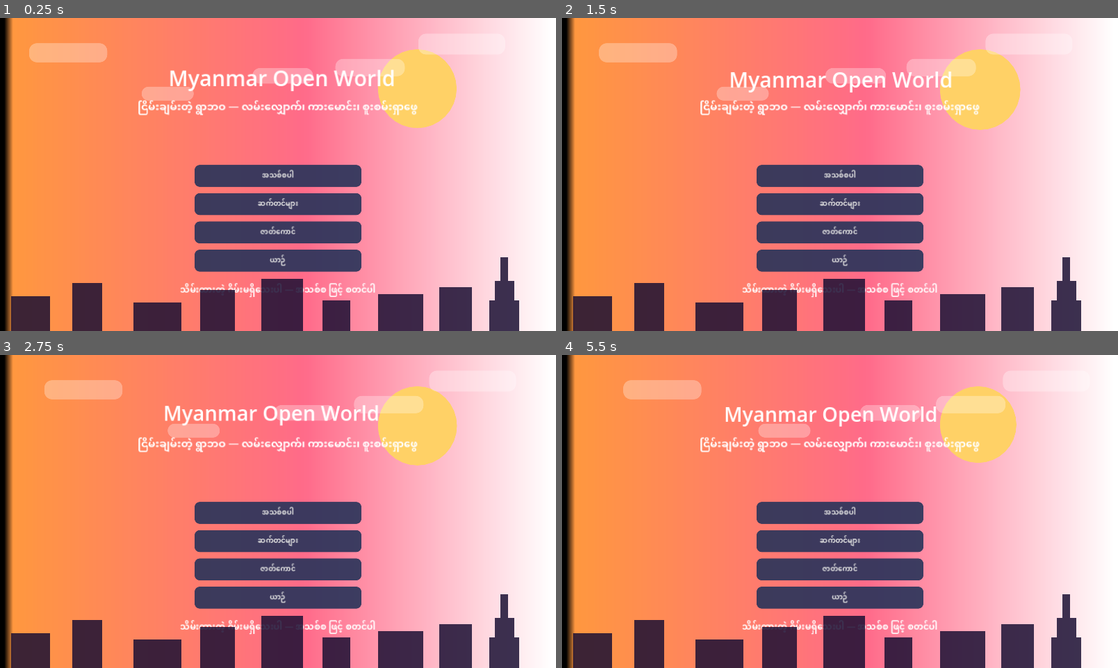
Above: before the commit, frames 1-4 (two rows, left to right).
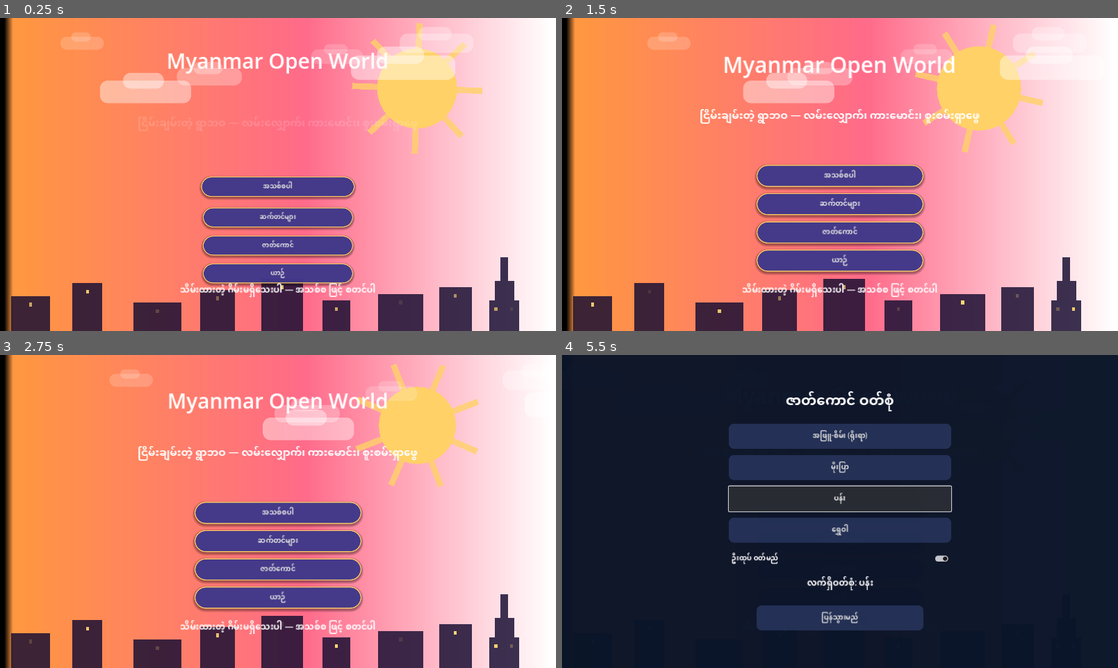
Above: after the commit, the same moments.

Repository: sudohlaingwin/gta-open-world
Game: Godot game, scene res://scenes/ui/main_menu.tscn
Same seed, same stepped clock (60 frames per second), same inputs: the game is played once before the commit and once after it.
Inputs (mouse positions are in pixels of both pictures, inside the frame that each line leads up to):
- Up to frame 1 (0.25 s): no input
- Up to frame 2 (1.5 s): tap Enter (ui_accept) at 0.5, 0.77, 1.07 s; move the mouse to (962, 158) at 0.52 s; hold Right (ui_right) 0.53-1.25 s; hold Shift 0.53-1.25 s; click (962, 158) at 0.67 s; drag from (728, 190) to (812, 237) at 1.27 s
- Up to frame 3 (2.75 s): move the mouse to (333, 442) at 2.02 s; hold Right (ui_right) from 2.03 s (still down); hold Q from 2.03 s (still down); click (333, 442) at 2.17 s
- Up to frame 4 (5.5 s): release Right (ui_right) at 2.75 s; release Q at 2.75 s; drag from (812, 574) to (673, 464) at 2.77 s; move the mouse to (1006, 558) at 3.52 s; hold Left (ui_left) 3.53-4.25 s; hold V 3.53-4.25 s; click (1006, 558) at 3.67 s; tap Enter (ui_accept) at 3.77, 4.07 s; drag from (673, 464) to (756, 433) at 4.27 s; move the mouse to (867, 511) at 5.02 s; hold Down (ui_down) from 5.03 s (still down); hold Shift from 5.03 s (still down); click (867, 511) at 5.17 s

The runs differ from the first frame. In frame 1, 19% of the frame differs, in the area x 5-90%, y 1-95%; in frame 2, 17%; in frame 3, 17%; in frame 4, 100%, in the area x 0-100%, y 0-100%.

Commit message:
Slice 119: fix dead main-menu buttons + premium animated main UI (owner re-point)
P0: S109 animated-menu decor (Cloud110_* + fullscreen Silhouette110)
was appended AFTER the buttons with Control default MOUSE_FILTER_STOP,
so the silhouette swallowed every touch since S109. Fix (code-only):
every decor node + all descendants get MOUSE_FILTER_IGNORE, AND decor
is moved behind buttons/panels (sky, rays, sun, clouds, silhouette).
P1: parallax cloud layers (45/50 far, 90/95 mid, 150/160 near px/s),
rotating sun rays, twinkling silhouette windows, title entrance +
stronger float, button stagger-in with spring overshoot, press punch
1.12 + white flash (never fired while presses were blocked), pill
buttons (violet fill, gold border, radius 25, shadow). No scene edits;
Burmese labels, wiring, panels, continue logic untouched. Verified:
probe119 BEFORE 8/8 fail (occlusion + dead presses), sim119_menu
96/0, world sim119 202/0, 102 scripts check-only 0 fails.

Diff:
--- a/scenes/ui/main_menu.gd
+++ b/scenes/ui/main_menu.gd
@@ -44,6 +44,26 @@
 var _title_base_pos: Vector2 = Vector2.ZERO
 var _sun110: Panel = null
 var _clouds110: Array = []
+# Slice 119 (owner 2026-10-24 18:21: menu buttons DEAD + UI "shabby,
+# no high-level animation"): P0 root cause — _build_scene110
+# appended Cloud110_* + fullscreen Silhouette110 AFTER the buttons
+# with Control's default MOUSE_FILTER_STOP, so the silhouette
+# swallowed every touch. P0 fix: every decorative node (and all
+# its descendants) gets MOUSE_FILTER_IGNORE, AND decor is moved
+# behind the buttons/panels. P1: premium rebuild — parallax cloud
+# layers, rotating sun rays, twinkling silhouette windows, title
+# entrance + stronger float, button stagger-in with spring
+# overshoot, press punch that actually fires (it never did while
+# presses were blocked), gradient-look pill buttons with borders.
+# All code-only; no scene change; Burmese labels unchanged.
+var _subtitle_label: Label = null
+var _subtitle_base_pos: Vector2 = Vector2.ZERO
+var _rays110: Control = null
+var _window_lights110: Array = []
+var _button_base_pos: Dictionary = {}
+var _layout_ready: bool = false
+var _last_vp_size: Vector2 = Vector2.ZERO
+var _vp_stable: int = 0
 
 
 func _ready() -> void:
@@ -84,6 +104,7 @@
 	add_child(loading_label)
 	_refresh_continue()
 	_title_label = get_node_or_null("TitleLabel") as Label
+	_subtitle_label = get_node_or_null("SubtitleLabel") as Label
 	_bg_rect = get_node_or_null("Background") as ColorRect
 	for b in [continue_button, new_game_button, settings_button, character_button, vehicle_button]:
 		if b != null:
@@ -120,25 +141,55 @@
 	_sun110.add_theme_stylebox_override("panel", sun_style)
 	_sun110.position = Vector2(vs.x * 0.68, vs.y * 0.10)
 	_sun110.size = Vector2(180.0, 180.0)
+	_sun110.pivot_offset = Vector2(90.0, 90.0)
 	add_child(_sun110)
 	move_child(_sun110, 1)
+	# Slice 119: rotating sun rays (behind the sun disc). 8 spokes,
+	# each a thin rect centred on the sun centre and rotated by
+	# i*45 degrees; the container rotates slowly in _process.
+	_rays110 = Control.new()
+	_rays110.name = "SunRays110"
+	_rays110.position = Vector2(vs.x * 0.68 - 108.0, vs.y * 0.10 - 108.0)
+	_rays110.size = Vector2(396.0, 396.0)
+	_rays110.pivot_offset = Vector2(198.0, 198.0)
+	add_child(_rays110)
+	for ri in range(8):
+		var ray := ColorRect.new()
+		ray.name = "Ray110_%d" % ri
+		ray.color = Color(1.0, 0.82, 0.40, 0.55)
+		ray.position = Vector2(198.0 - 7.0, 198.0 - 150.0)
+		ray.size = Vector2(14.0, 300.0)
+		ray.pivot_offset = Vector2(7.0, 150.0)
+		ray.rotation = float(ri) * PI / 4.0
+		_rays110.add_child(ray)
+	# Slice 119: parallax cloud layers — far slow/small/faint, mid,
+	# near fast/large/opaque. Speeds are px/s at 1280 wide: even the
+	# far layer moves ~45 px in the first second, so motion reads
+	# immediately (S109's 10-24 px/s was effectively static).
 	var cloud_defs: Array = [
-		[180.0, 44.0, 0.05, 0.08, 14.0],
-		[140.0, 36.0, 0.45, 0.16, 20.0],
-		[200.0, 48.0, 0.75, 0.05, 10.0],
-		[120.0, 32.0, 0.25, 0.22, 24.0],
-		[160.0, 40.0, 0.60, 0.13, 17.0],
+		[100.0, 30.0, 0.10, 0.06, 45.0, 0.18],
+		[120.0, 34.0, 0.55, 0.10, 50.0, 0.18],
+		[150.0, 40.0, 0.30, 0.16, 90.0, 0.28],
+		[170.0, 44.0, 0.70, 0.05, 95.0, 0.28],
+		[210.0, 52.0, 0.15, 0.20, 150.0, 0.42],
+		[240.0, 56.0, 0.60, 0.12, 160.0, 0.42],
 	]
-	var cstyle := StyleBoxFlat.new()
-	cstyle.bg_color = Color(1.0, 1.0, 1.0, 0.30)
-	cstyle.set_corner_radius_all(18)
 	for ci in range(cloud_defs.size()):
 		var cd: Array = cloud_defs[ci]
+		var cstyle := StyleBoxFlat.new()
+		cstyle.bg_color = Color(1.0, 1.0, 1.0, float(cd[5]))
+		cstyle.set_corner_radius_all(18)
 		var cl := Panel.new()
 		cl.name = "Cloud110_%d" % ci
 		cl.add_theme_stylebox_override("panel", cstyle)
 		cl.position = Vector2(vs.x * float(cd[2]), vs.y * float(cd[3]))
 		cl.size = Vector2(float(cd[0]), float(cd[1]))
+		var bump := Panel.new()
+		bump.name = "CloudBump110_%d" % ci
+		bump.add_theme_stylebox_override("panel", cstyle)
+		bump.position = Vector2(float(cd[0]) * 0.25, -float(cd[1]) * 0.35)
+		bump.size = Vector2(float(cd[0]) * 0.45, float(cd[1]) * 0.7)
+		cl.add_child(bump)
 		add_child(cl)
 		_clouds110.append([cl, float(cd[4])])
 	var sil := Control.new()
@@ -180,8 +231,108 @@
 	pag_spire.position = Vector2(pag_x + 26.0, vs.y - 170.0)
 	pag_spire.size = Vector2(18.0, 55.0)
 	sil.add_child(pag_spire)
+	# Slice 119: twinkling silhouette window lights — small warm
+	# rects on the house fronts + pagoda base, alpha-animated in
+	# _process. Children of the silhouette, so they move with it
+	# and are covered by the recursive IGNORE below.
+	for hi in range(house_defs.size()):
+		var hd: Array = house_defs[hi]
+		var wl := ColorRect.new()
+		wl.name = "WindowLight110_%d" % hi
+		wl.color = Color(1.0, 0.85, 0.45, 0.9)
+		wl.position = Vector2(vs.x * float(hd[2]) + float(hd[0]) * 0.5 - 3.5, vs.y - float(hd[1]) + 15.0)
+		wl.size = Vector2(7.0, 9.0)
+		sil.add_child(wl)
+		_window_lights110.append([wl, float(hi) * 1.7, 1.5 + float(hi % 4) * 0.5])
+	for wi in range(2):
+		var wl2 := ColorRect.new()
+		wl2.name = "WindowLight110_Pag%d" % wi
+		wl2.color = Color(1.0, 0.85, 0.45, 0.9)
+		wl2.position = Vector2(pag_x + 12.0 + float(wi) * 36.0, vs.y - 55.0)
+		wl2.size = Vector2(7.0, 9.0)
+		sil.add_child(wl2)
+		_window_lights110.append([wl2, 2.3 + float(wi) * 1.9, 2.2 + float(wi) * 0.6])
+	# Slice 119 P0 (belt and suspenders): decor must neither STOP
+	# input nor sit above the buttons. IGNORE the whole decor
+	# trees, then move them behind buttons/panels in ascending
+	# order (sky, rays, sun, clouds, silhouette).
+	_ignore_tree(sky)
+	_ignore_tree(_rays110)
+	_ignore_tree(_sun110)
+	for ce in _clouds110:
+		_ignore_tree(ce[0])
+	_ignore_tree(sil)
+	move_child(sky, 0)
+	move_child(_rays110, 1)
+	move_child(_sun110, 2)
+	for ci in range(_clouds110.size()):
+		move_child(_clouds110[ci][0], 3 + ci)
+	move_child(sil, 3 + _clouds110.size())
+	# Slice 119 P1: gradient-look pill buttons with borders.
+	# StyleBoxFlat has no gradient, so the premium look comes from
+	# a rich violet fill + gold border + soft shadow + pill radius.
+	var btn_normal := StyleBoxFlat.new()
+	btn_normal.bg_color = Color(0.25, 0.22, 0.55, 0.95)
+	btn_normal.set_corner_radius_all(25)
+	btn_normal.border_width_left = 2
+	btn_normal.border_width_right = 2
+	btn_normal.border_width_top = 2
+	btn_normal.border_width_bottom = 2
+	btn_normal.border_color = Color(1.0, 0.82, 0.40, 1.0)
+	btn_normal.shadow_size = 6
+	btn_normal.shadow_color = Color(0.0, 0.0, 0.0, 0.35)
+	btn_normal.shadow_offset = Vector2(0.0, 3.0)
+	var btn_hover := StyleBoxFlat.new()
+	btn_hover.bg_color = Color(0.35, 0.31, 0.68, 0.95)
+	btn_hover.set_corner_radius_all(25)
+	btn_hover.border_width_left = 2
+	btn_hover.border_width_right = 2
+	btn_hover.border_width_top = 2
+	btn_hover.border_width_bottom = 2
+	btn_hover.border_color = Color(1.0, 0.88, 0.55, 1.0)
+	btn_hover.shadow_size = 6
+	btn_hover.shadow_color = Color(0.0, 0.0, 0.0, 0.35)
+	btn_hover.shadow_offset = Vector2(0.0, 3.0)
+	var btn_pressed := StyleBoxFlat.new()
+	btn_pressed.bg_color = Color(0.18, 0.16, 0.42, 0.95)
+	btn_pressed.set_corner_radius_all(25)
+	btn_pressed.border_width_left = 2
+	btn_pressed.border_width_right = 2
+	btn_pressed.border_width_top = 2
+	btn_pressed.border_width_bottom = 2
+	btn_pressed.border_color = Color(1.0, 0.82, 0.40, 1.0)
+	var btn_disabled := StyleBoxFlat.new()
+	btn_disabled.bg_color = Color(0.25, 0.22, 0.55, 0.45)
+	btn_disabled.set_corner_radius_all(25)
+	btn_disabled.border_width_left = 2
+	btn_disabled.border_width_right = 2
+	btn_disabled.border_width_top = 2
+	btn_disabled.border_width_bottom = 2
+	btn_disabled.border_color = Color(1.0, 0.82, 0.40, 0.4)
+	for b in [continue_button, new_game_button, settings_button, character_button, vehicle_button]:
+		if b != null:
+			b.add_theme_stylebox_override("normal", btn_normal)
+			b.add_theme_stylebox_override("hover", btn_hover)
+			b.add_theme_stylebox_override("pressed", btn_pressed)
+			b.add_theme_stylebox_override("disabled", btn_disabled)
 	if _title_label != null:
 		_title_base_pos = _title_label.position
+	if _subtitle_label != null:
+		_subtitle_base_pos = _subtitle_label.position
+
+
+func _ignore_tree(c: Control) -> void:
+	c.mouse_filter = Control.MOUSE_FILTER_IGNORE
+	for ch in c.get_children():
+		if ch is Control:
+			_ignore_tree(ch as Control)
+
+
+func _ease_out_back(t: float) -> float:
+	var c1 := 1.70158
+	var c3 := c1 + 1.0
+	var u := t - 1.0
+	return 1.0 + c3 * u * u * u + c1 * u * u
 
 
 func _on_menu_button_down(b: Button) -> void:
@@ -190,13 +341,53 @@
 
 func _process(delta: float) -> void:
 	_menu_time += delta
+	# Layout stabilization gate: cache resting transforms only
+	# once the viewport size has been stable for 2 frames
+	# (headless starts at 64x64 then jumps to the project size;
+	# a phone is stable from frame 1). Caching before any
+	# entrance write keeps the cached base equal to the natural
+	# anchored position, so later resizes lay out naturally.
+	var vps := get_viewport_rect().size
+	if vps != _last_vp_size:
+		_last_vp_size = vps
+		_vp_stable = 0
+	else:
+		_vp_stable += 1
+	if not _layout_ready and _vp_stable >= 2:
+		_layout_ready = true
+		if _title_label != null and _title_label.size.x > 0.0:
+			_title_base_pos = _title_label.position
+			_title_label.pivot_offset = _title_label.size * 0.5
+		if _subtitle_label != null and _subtitle_label.size.x > 0.0:
+			_subtitle_base_pos = _subtitle_label.position
+		for b in [continue_button, new_game_button, settings_button, character_button, vehicle_button]:
+			if b != null and b.size.x > 0.0:
+				_button_base_pos[b] = b.position
+				b.pivot_offset = b.size * 0.5
+	# Title: entrance (0.7 s ease-out-back from -46 px + 0.85
+	# scale), then a stronger gentle float (was +-4% / +-6 px).
+	# Float phase starts at the entrance end so there is no pop.
 	if _title_label != null:
-		var sc := 1.0 + 0.04 * sin(_menu_time * 2.0)
+		var te := clampf(_menu_time / 0.7, 0.0, 1.0)
+		var esc := _ease_out_back(te)
+		var sc := 0.85 + 0.15 * esc
+		var yoff := -46.0 * (1.0 - esc)
+		if te >= 1.0:
+			sc = 1.0 + 0.05 * sin((_menu_time - 0.7) * 1.6)
+			yoff = 10.0 * sin((_menu_time - 0.7) * 1.2)
 		_title_label.scale = Vector2(sc, sc)
-		_title_label.position = _title_base_pos + Vector2(0.0, 6.0 * sin(_menu_time * 1.2))
+		_title_label.position = _title_base_pos + Vector2(0.0, yoff)
+	# Subtitle: delayed entrance (0.15 s delay, 0.6 s slide+fade).
+	if _subtitle_label != null:
+		var st := clampf((_menu_time - 0.15) / 0.6, 0.0, 1.0)
+		_subtitle_label.position = _subtitle_base_pos + Vector2(0.0, 20.0 * (1.0 - st))
+		_subtitle_label.modulate.a = st
+	# Sun: stronger pulse (was +-3%) + rotating rays.
 	if _sun110 != null:
-		var ss := 1.0 + 0.03 * sin(_menu_time * 1.0)
+		var ss := 1.0 + 0.08 * sin(_menu_time * 1.2)
 		_sun110.scale = Vector2(ss, ss)
+	if _rays110 != null:
+		_rays110.rotation += delta * 0.15
 	if _clouds110.size() > 0:
 		var vw := get_viewport_rect().size.x
 		if vw <= 0.0:
@@ -207,15 +398,44 @@
 			cl.position.x += spd * delta
 			if cl.position.x > vw:
 				cl.position.x = -cl.size.x
+	# Silhouette windows: twinkle.
+	for we in _window_lights110:
+		var wl: ColorRect = we[0]
+		var ph: float = we[1]
+		var sp: float = we[2]
+		wl.color = Color(1.0, 0.85, 0.45, 0.55 + 0.45 * sin(_menu_time * sp + ph))
 	if _bg_rect != null:
 		var t := 0.5 + 0.5 * sin(_menu_time * 0.25)
 		_bg_rect.color = Color(0.05, 0.07, 0.14, 1.0).lerp(Color(0.12, 0.08, 0.10, 1.0), t)
+	# Button stagger-in: visible buttons only, 0.15 s + i*0.08 s
+	# start, 0.45 s ease-out-back scale 0.9 -> 1 (+overshoot) and
+	# +30 px slide. Skips pulsing/disabled buttons; once a
+	# button's entrance completes its transform is restored
+	# exactly and left alone, so later resizes lay out naturally.
+	if _layout_ready:
+		var bi := 0
+		for b in [continue_button, new_game_button, settings_button, character_button, vehicle_button]:
+			if b != null and b.visible and not b.disabled and b != _pulse_button:
+				if _button_base_pos.has(b):
+					var bt := clampf((_menu_time - 0.15 - float(bi) * 0.08) / 0.45, 0.0, 1.0)
+					if bt < 1.0:
+						var e := _ease_out_back(bt)
+						b.scale = Vector2(0.9 + 0.1 * e, 0.9 + 0.1 * e)
+						b.position = (_button_base_pos[b] as Vector2) + Vector2(0.0, 30.0 * (1.0 - e))
+					elif b.scale != Vector2.ONE:
+						b.scale = Vector2.ONE
+						b.position = _button_base_pos[b] as Vector2
+			bi += 1
+	# Press punch: stronger (was 1.08) + white flash. This never
+	# fired before because presses were blocked; it fires now.
 	if _pulse_button != null and _pulse > 0.0:
 		_pulse = maxf(_pulse - delta * 4.0, 0.0)
-		var ps := 1.0 + 0.08 * _pulse
+		var ps := 1.0 + 0.12 * _pulse
 		_pulse_button.scale = Vector2(ps, ps)
+		_pulse_button.modulate = Color(1.0 + 0.35 * _pulse, 1.0 + 0.35 * _pulse, 1.0 + 0.35 * _pulse, 1.0)
 		if _pulse <= 0.0:
 			_pulse_button.scale = Vector2.ONE
+			_pulse_button.modulate = Color.WHITE
 			_pulse_button = null
 	for pnl in [settings_panel, character_panel, vehicle_panel]:
 		if pnl != null and pnl.visible and pnl.scale.x < 1.0:
